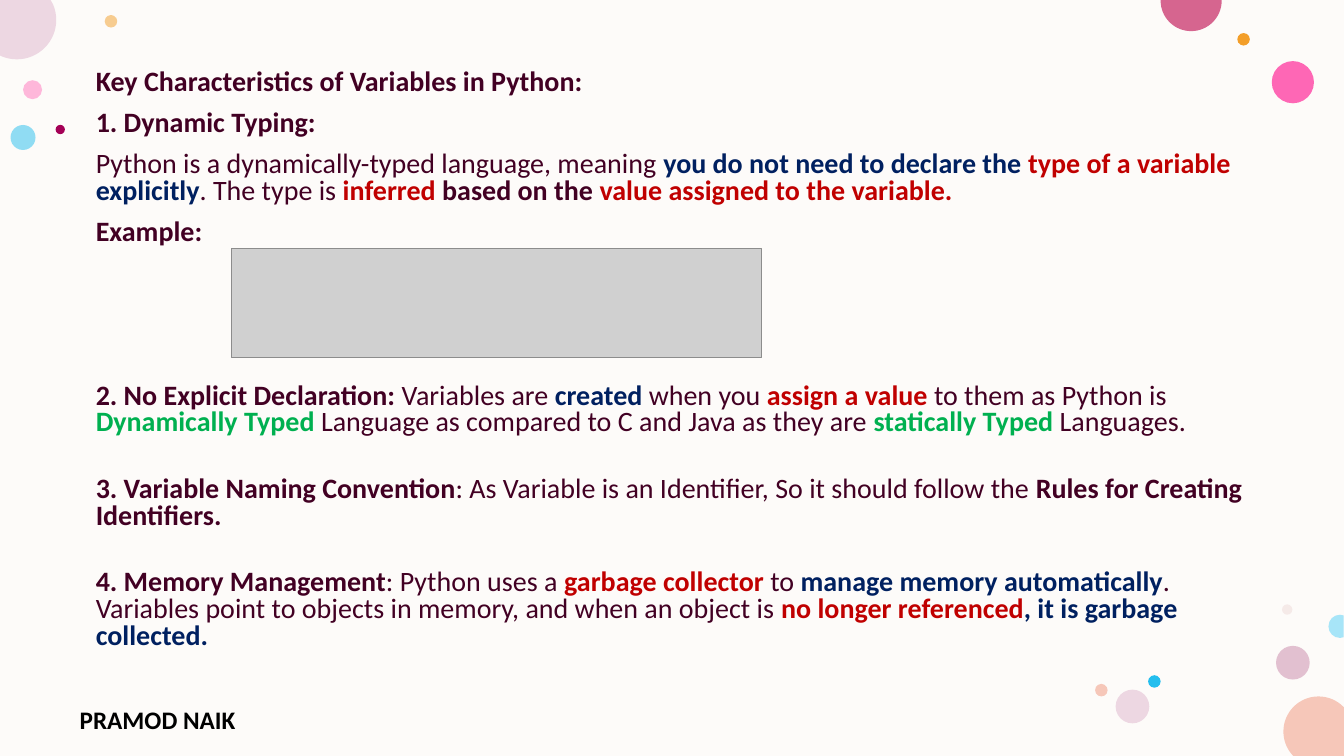
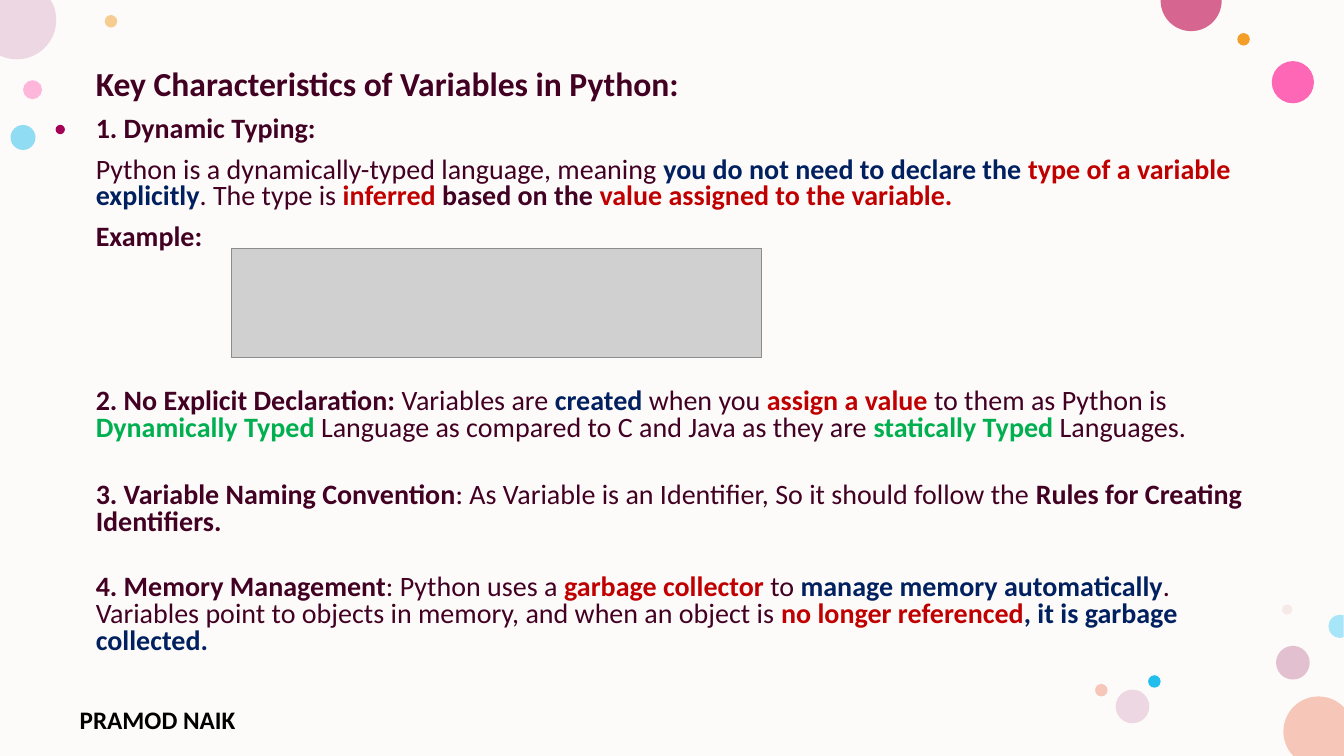
Before and after one commit to PRAMOD-VISHNU-NAIK/MCA-4th-Sem-Python-Shridevi-College, a slide deck: slide 22 of Theory Class-Notes/Module-1 Python Basic Concepts and Programming.pptx. Drawn at 1344x756 pixels with LibreOffice and Linux fonts; fonts in the diff are those of the drawing; grey boxes stand for pictures; background and template pictures are left out. Boxes give left, top, right and bottom in pixels: in the first picture for what was removed or moved away, otherwise in the second. Text is boxed around its words. In the diff, an @@ line names an element or a change of style, - is before the commit and + after.

```diff
--- a/Theory Class-Notes/Module-1 Python Basic Concepts and Programming.pptx
+++ b/Theory Class-Notes/Module-1 Python Basic Concepts and Programming.pptx
@@ text at bbox=[96, 72, 678, 102]: size 20 to 24 pt in "Key Characteristics of Variables in Python:" @@
```
Also in this commit, not shown: 3 other slides changed, 75 slides added, 1 other file.
